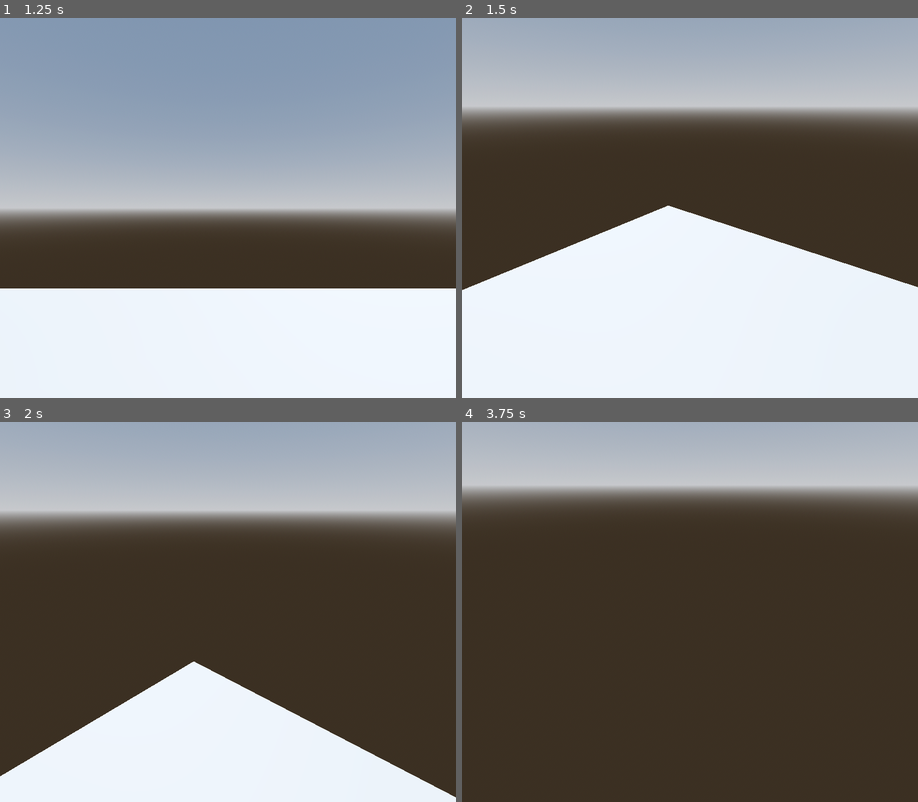
Above: before the commit, frames 1-4 (two rows, left to right).
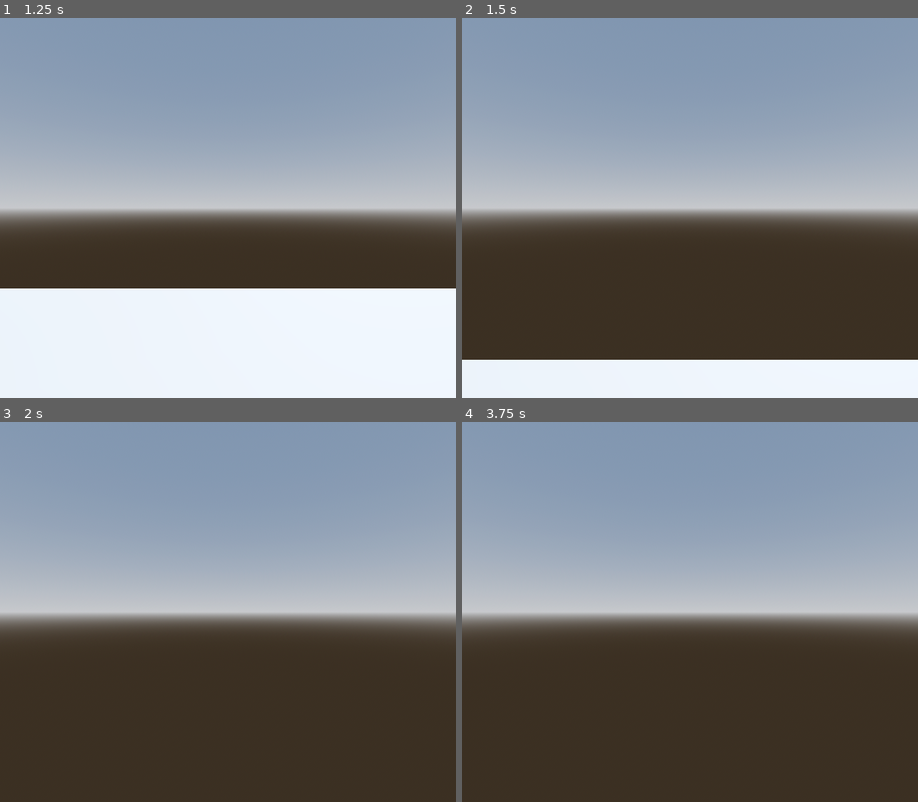
Above: after the commit, the same moments.

Repository: rgipsonhansen/Tunnel-Rat
Game: Godot game, scene res://main_screen.tscn
The game is run twice, just before and just after one commit, with the same random seed, the same clock (stepped at 60 frames per second) and the same inputs.
Inputs (mouse positions are in pixels of both pictures, inside the frame that each line leads up to):
- Up to frame 1 (1.25 s): click "Play" at 0.5 s
- Up to frame 2 (1.5 s): tap Enter (ui_accept) at 1.25 s; move the mouse to (712, 208) at 1.27 s; hold W (forward) from 1.28 s (still down)
- Up to frame 3 (2 s): keep holding W (forward); tap Enter (ui_accept) at 1.52 s
- Up to frame 4 (3.75 s): keep holding W (forward); move the mouse to (667, 612) at 2.02 s; tap Enter (ui_accept) at 2.27, 2.75, 3.5 s; move the mouse to (699, 604) at 2.77 s; move the mouse to (685, 619) at 3.52 s

Frame 1 is identical in both runs. In frame 2, 82% of the frame differs, in the area x 0-100%, y 0-90%; in frame 3, 73%; in frame 4, 55%.

Commit message:
Added pause/quit menu

Diff:
--- a/player.gd
+++ b/player.gd
@@ -1,6 +1,7 @@
 extends CharacterBody3D
 
 @onready var head = $Head
+
 
 const SPEED = 5.0
 const JUMP_VELOCITY = 4.5
@@ -9,15 +10,18 @@
 # Get the gravity from the project settings to be synced with RigidBody nodes.
 var gravity = ProjectSettings.get_setting("physics/3d/default_gravity")
 
-func _ready():
-	Input.set_mouse_mode(Input.MOUSE_MODE_CAPTURED)
+#Current pause screen doesn't work with mouse movement
+#func _ready():
+	#Input.set_mouse_mode(Input.MOUSE_MODE_CAPTURED)
+
+
 
 #mouse movement on the x,y axis
-func _input(event):
-	if event is InputEventMouseMotion:
-		rotate_y(deg_to_rad(-event.relative.x * MOUSE_SENS))
-		head.rotate_x(deg_to_rad(-event.relative.y * MOUSE_SENS))
-		head.rotation.x = clamp(head.rotation.x,deg_to_rad(-89.0),deg_to_rad(89.0))
+#func _input(event):
+	#if event is InputEventMouseMotion:
+		#rotate_y(deg_to_rad(-event.relative.x * MOUSE_SENS))
+		#head.rotate_x(deg_to_rad(-event.relative.y * MOUSE_SENS))
+		#head.rotation.x = clamp(head.rotation.x,deg_to_rad(-89.0),deg_to_rad(89.0))
 
 
 func _physics_process(delta):
@@ -31,7 +35,7 @@
 
 	# Get the input direction and handle the movement/deceleration.
 	# As good practice, you should replace UI actions with custom gameplay actions.
-	var input_dir = Input.get_vector("left", "right", "forward", "back")
+	var input_dir = Input.get_vector("ui_left", "ui_right", "forward", "back")
 	var direction = (transform.basis * Vector3(input_dir.x, 0, input_dir.y)).normalized()
 
 
@@ -49,6 +53,4 @@
 		rotation.y -= .05
 
 
-
-
 	move_and_slide()
--- a/project.godot
+++ b/project.godot
@@ -47,6 +47,11 @@
 "events": [Object(InputEventKey,"resource_local_to_scene":false,"resource_name":"","device":-1,"window_id":0,"alt_pressed":false,"shift_pressed":false,"ctrl_pressed":false,"meta_pressed":false,"pressed":false,"keycode":0,"physical_keycode":68,"key_label":0,"unicode":100,"echo":false,"script":null)
 ]
 }
+pause={
+"deadzone": 0.5,
+"events": [Object(InputEventKey,"resource_local_to_scene":false,"resource_name":"","device":-1,"window_id":0,"alt_pressed":false,"shift_pressed":false,"ctrl_pressed":false,"meta_pressed":false,"pressed":false,"keycode":0,"physical_keycode":4194305,"key_label":0,"unicode":0,"echo":false,"script":null)
+]
+}
 
 [rendering]
 
--- /dev/null
+++ b/world.gd
@@ -0,0 +1,15 @@
+extends Node3D
+
+
+# Called when the node enters the scene tree for the first time.
+func _ready():
+	pass # Replace with function body.
+
+func _process(delta):
+	if Input.is_action_just_pressed('pause'):
+		get_tree().paused = not get_tree().paused
+		$PauseMenu.visible = not $PauseMenu.visible
+
+
+func _on_quit_pressed():
+	get_tree().change_scene_to_file("res://main_screen.tscn")
--- a/world.tscn
+++ b/world.tscn
@@ -1,5 +1,6 @@
-[gd_scene load_steps=7 format=3 uid="uid://cos8vlsmssm7h"]
+[gd_scene load_steps=8 format=3 uid="uid://cos8vlsmssm7h"]
 
+[ext_resource type="Script" path="res://world.gd" id="1_c65up"]
 [ext_resource type="PackedScene" uid="uid://cry0cnpyclnyu" path="res://player.tscn" id="1_xqs5m"]
 
 [sub_resource type="ProceduralSkyMaterial" id="ProceduralSkyMaterial_jha51"]
@@ -22,6 +23,8 @@
 data = PackedVector3Array(5, 0, 5, -5, 0, 5, 5, 0, -5, -5, 0, 5, -5, 0, -5, 5, 0, -5)
 
 [node name="World" type="Node3D"]
+process_mode = 3
+script = ExtResource("1_c65up")
 
 [node name="WorldEnvironment" type="WorldEnvironment" parent="."]
 environment = SubResource("Environment_x3pwn")
@@ -40,9 +43,49 @@
 shape = SubResource("ConcavePolygonShape3D_neb02")
 
 [node name="player" parent="." instance=ExtResource("1_xqs5m")]
+process_mode = 1
 transform = Transform3D(1, 0, 0, 0, 1, 0, 0, 0, 1, -0.0431461, 0.927639, 0.015697)
 
 [node name="Head" type="Node3D" parent="player"]
 transform = Transform3D(1, 0, 0, 0, 1, 0, 0, 0, 1, -0.0856419, 0.607082, -0.119413)
 
 [node name="Camera3D" type="Camera3D" parent="player/Head"]
+
+[node name="PauseMenu" type="Node2D" parent="."]
+visible = false
+
+[node name="Panel" type="Panel" parent="PauseMenu"]
+anchors_preset = 8
+anchor_left = 0.5
+anchor_top = 0.5
+anchor_right = 0.5
+anchor_bottom = 0.5
+offset_left = 690.0
+offset_top = 248.0
+offset_right = 1239.0
+offset_bottom = 684.0
+grow_horizontal = 2
+grow_vertical = 2
+size_flags_horizontal = 4
+
+[node name="VBoxContainer" type="VBoxContainer" parent="PauseMenu/Panel"]
+layout_mode = 1
+anchors_preset = 1
+anchor_left = 1.0
+anchor_right = 1.0
+offset_left = -422.0
+offset_top = 111.0
+offset_right = -158.0
+offset_bottom = 317.0
+grow_horizontal = 0
+size_flags_horizontal = 4
+size_flags_vertical = 4
+
+[node name="Quit" type="Button" parent="PauseMenu/Panel/VBoxContainer"]
+layout_mode = 2
+size_flags_horizontal = 4
+size_flags_vertical = 6
+size_flags_stretch_ratio = 0.78
+text = "Quit"
+
+[connection signal="pressed" from="PauseMenu/Panel/VBoxContainer/Quit" to="." method="_on_quit_pressed"]
